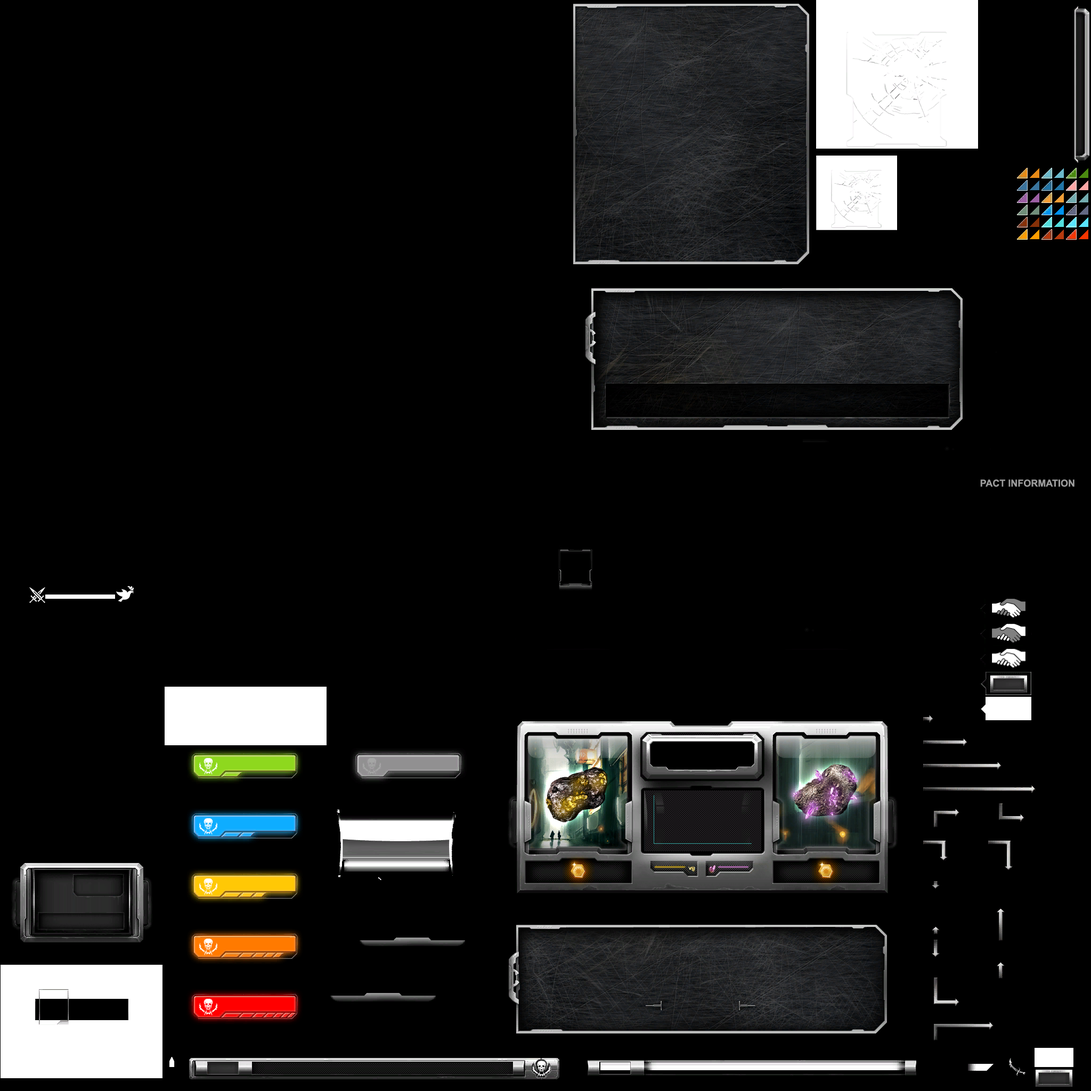
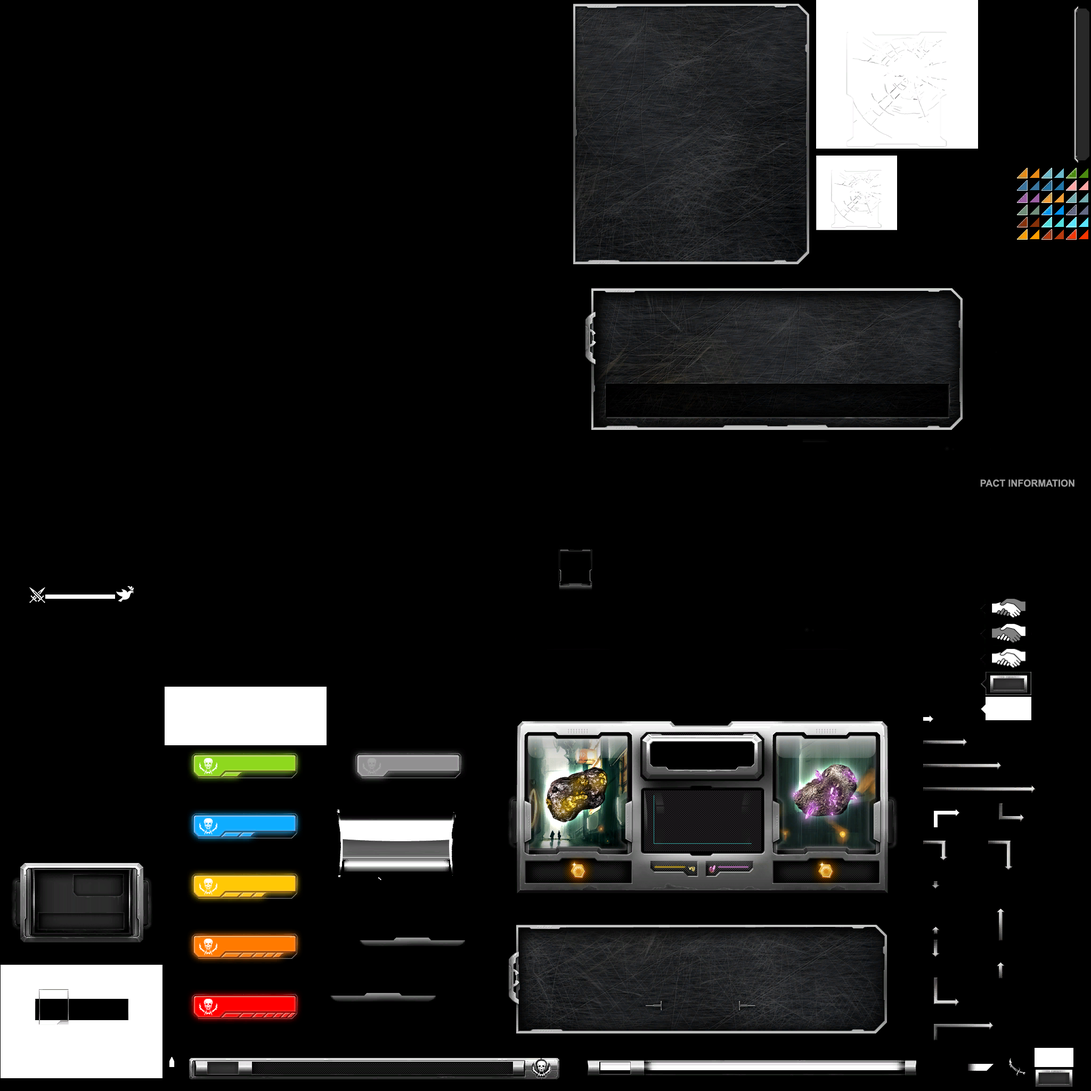
The second 1091 × 1091 image is a revision of the first. Changes to its layers:
added layer "Layer 7" above "Layer 5" over box(923, 715, 935, 723)
added layer "Layer 5" above "Layer 4" over box(934, 809, 961, 828)
added layer "Layer 3" above "Logo Box" over box(1077, 8, 1090, 161)
painted on "Layer 2" over box(923, 715, 961, 828)
